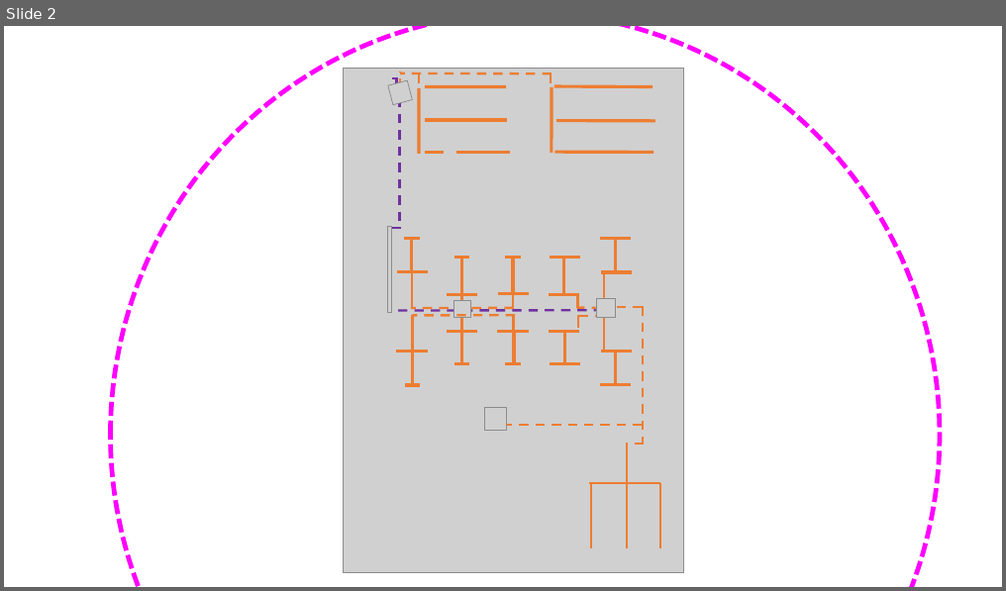
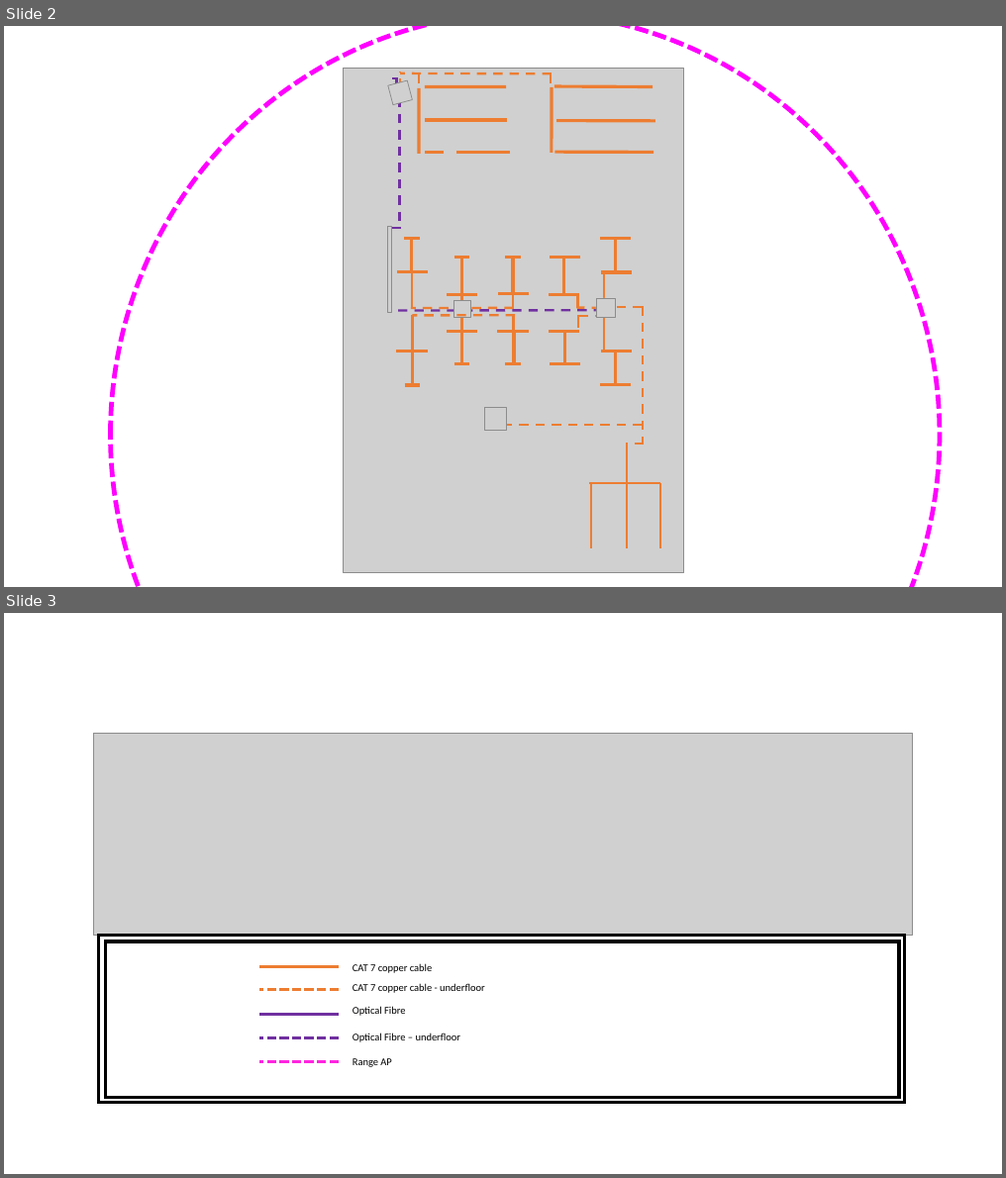
Before and after one commit to 0franciscor/rcomp-21-22-de-g1, a slide deck: doc/sprint1/1201386/Cabeamento estruturado.pptx. Shown one above the other, each under a label of ours: slide 2 before the commit, slides 2 and 3 after it. The pictures are 1006x591 and 1006x1178 pixels, drawn with LibreOffice and Linux fonts; fonts in the diff are those of the drawing; grey boxes stand for pictures; background and template pictures are left out. Boxes give left, top, right and bottom in pixels: in the first picture for what was removed or moved away, otherwise in the second. Text is boxed around its words. In the diff, an @@ line names an element or a change of style, - is before the commit and + after.

```diff
--- a/doc/sprint1/1201386/Cabeamento estruturado.pptx
+++ b/doc/sprint1/1201386/Cabeamento estruturado.pptx
@@ slide 3 added at [4,613,1002,1174], background #FFFFFF @@
@@ picture added at [93,733,912,936] @@
@@ rectangle added at [99,936,905,1103], outline #000000 3 pt @@
@@ rectangle added at [105,942,899,1097], outline #000000 3 pt @@
@@ line added from (339, 967) to (260, 967), #ED7D31 3 pt @@
@@ text added at [352,963,432,973], 10 pt, text #000000 @@
+CAT 7 copper cable
@@ line added from (339, 989) to (260, 989), #ED7D31 3 pt dashed @@
@@ text added at [352,983,485,993], 10 pt, text #000000 @@
+CAT 7 copper cable - underfloor
@@ line added from (339, 1014) to (260, 1014), #7030A0 3 pt @@
@@ text added at [352,1006,405,1016], 10 pt, text #000000 @@
+Optical Fibre
@@ line added from (339, 1039) to (260, 1039), #7030A0 3 pt dashed @@
@@ text added at [352,1033,461,1043], 10 pt, text #000000 @@
+Optical Fibre – underfloor
@@ line added from (339, 1062) to (260, 1062), #FF25E0 3 pt dashed @@
@@ text added at [352,1059,391,1067], 10 pt, text #000000 @@
+Range AP
```
Also in this commit, not shown: 1 slide removed, 1 other file.
